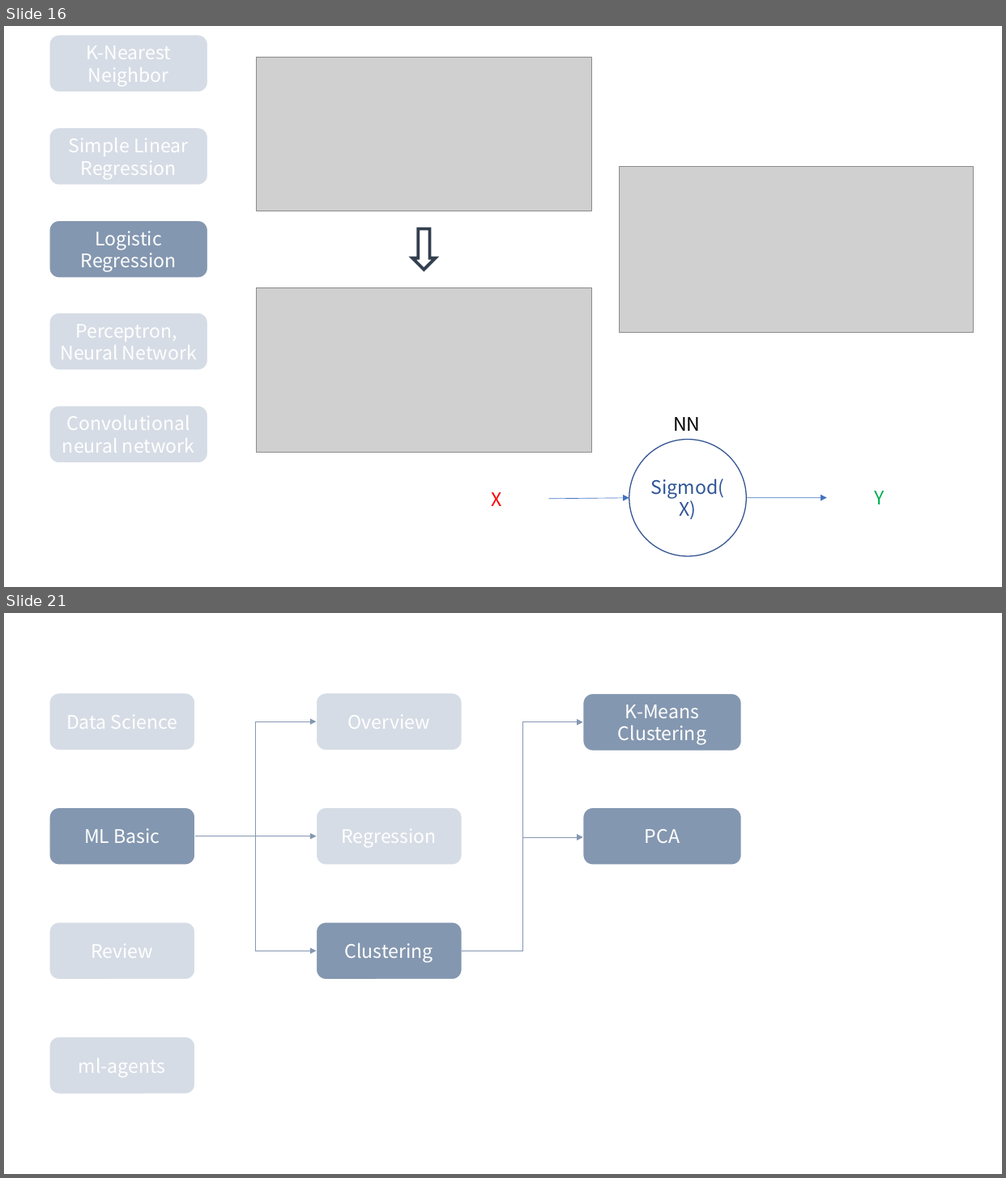
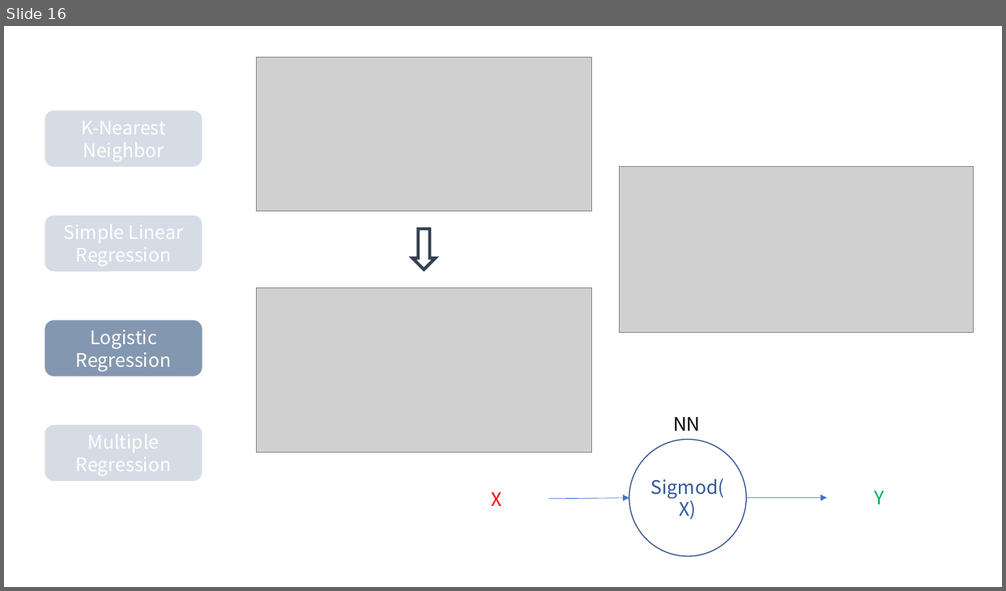
Before and after one commit to Linejin/ai_study, a slide deck: planning/AI seminar.pptx. Shown one above the other, each under a label of ours: slides 16 and 21 before the commit, slide 16 after it; the slides between them are not shown. The pictures are 1006x1178 and 1006x591 pixels, drawn with LibreOffice and Linux fonts; fonts in the diff are those of the drawing; grey boxes stand for pictures. Boxes give left, top, right and bottom in pixels: in the first picture for what was removed or moved away, otherwise in the second. Text is boxed around its words. In the diff, an @@ line names an element or a change of style, - is before the commit and + after.

```diff
--- a/planning/AI seminar.pptx
+++ b/planning/AI seminar.pptx
@@ slide 21 removed at box(4, 613, 1002, 1174), background #FFFFFF @@
@@ rounded rectangle removed at box(49, 693, 196, 751) @@
-Data Science
@@ rounded rectangle removed at box(316, 693, 462, 751) @@
-Overview
@@ rounded rectangle removed at box(583, 694, 742, 752) @@
-K-Means Clustering
@@ elbow arrow removed from (195, 836) to (316, 722) @@
@@ elbow arrow removed from (462, 952) to (583, 722) @@
@@ rounded rectangle removed at box(49, 807, 196, 865) @@
-ML Basic
@@ rounded rectangle removed at box(316, 807, 462, 865) @@
-Regression
@@ rounded rectangle removed at box(583, 807, 742, 865) @@
-PCA
@@ elbow arrow removed from (195, 836) to (316, 952) @@
@@ elbow arrow removed from (195, 836) to (316, 836) @@
@@ elbow arrow removed from (462, 952) to (583, 837) @@
@@ rounded rectangle removed at box(49, 922, 196, 980) @@
-Review
@@ rounded rectangle removed at box(316, 922, 462, 980) @@
-Clustering
@@ rounded rectangle removed at box(49, 1037, 196, 1094) @@
-ml-agents
@@ slide 16 changed as well @@
@@ rounded rectangle "K-Nearest Neighbor": place and size @@
-rounded rectangle "K-Nearest Neighbor" at box(49, 35, 208, 92)
+rounded rectangle "K-Nearest Neighbor" at box(44, 110, 203, 168)
@@ rounded rectangle "Simple Linear Regression": place and size @@
-rounded rectangle "Simple Linear Regression" at box(49, 128, 208, 186)
+rounded rectangle "Simple Linear Regression" at box(44, 215, 203, 272)
@@ rounded rectangle removed at box(49, 313, 208, 370) @@
-Perceptron,
-Neural Network
@@ rounded rectangle "Logistic Regression": place and size @@
-rounded rectangle "Logistic Regression" at box(49, 220, 208, 278)
+rounded rectangle "Logistic Regression" at box(44, 319, 203, 377)
@@ rounded rectangle removed at box(49, 407, 208, 464) @@
-Convolutional
-neural network
@@ rounded rectangle added at box(44, 425, 203, 483), fill #D6DCE5, outline #FFFFFF 1 pt, 18 pt, text #FFFFFF @@
+Multiple
+Regression
```
Also in this commit, not shown: 14 other slides changed, 11 slides added, 5 other slides removed.
